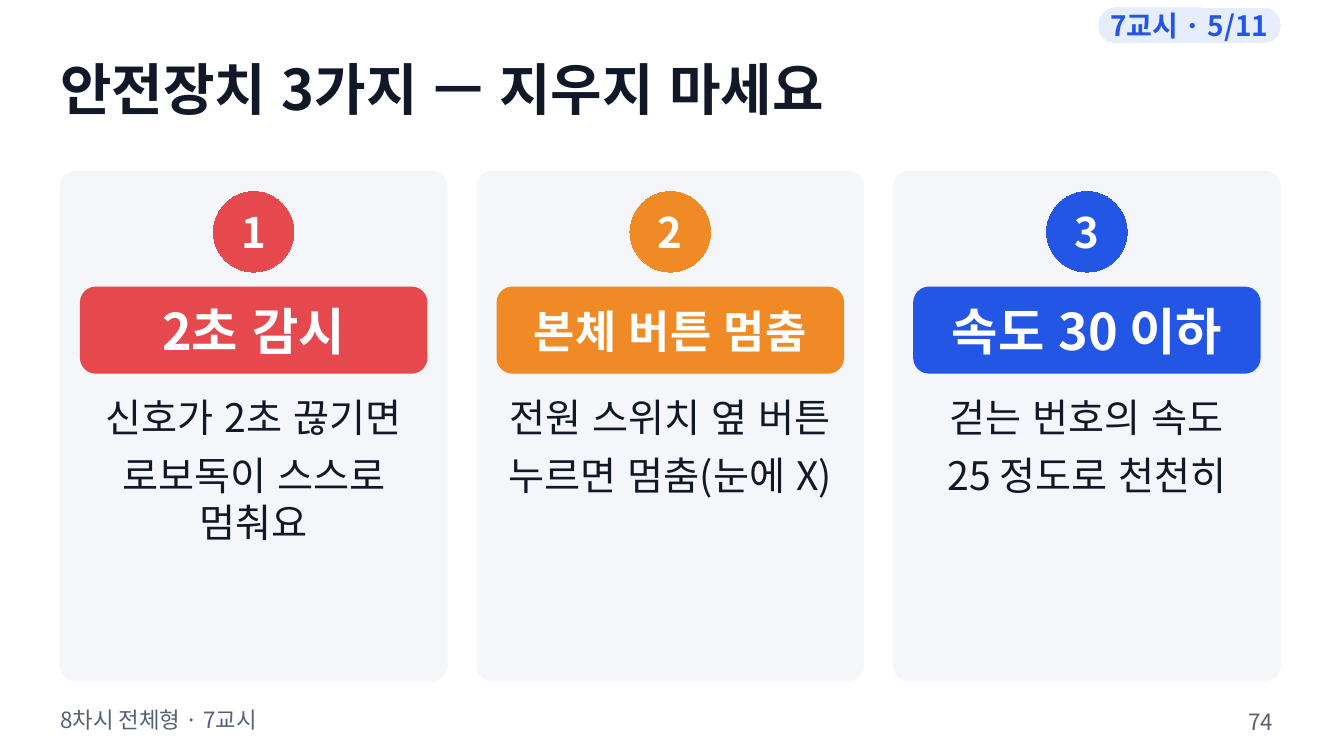
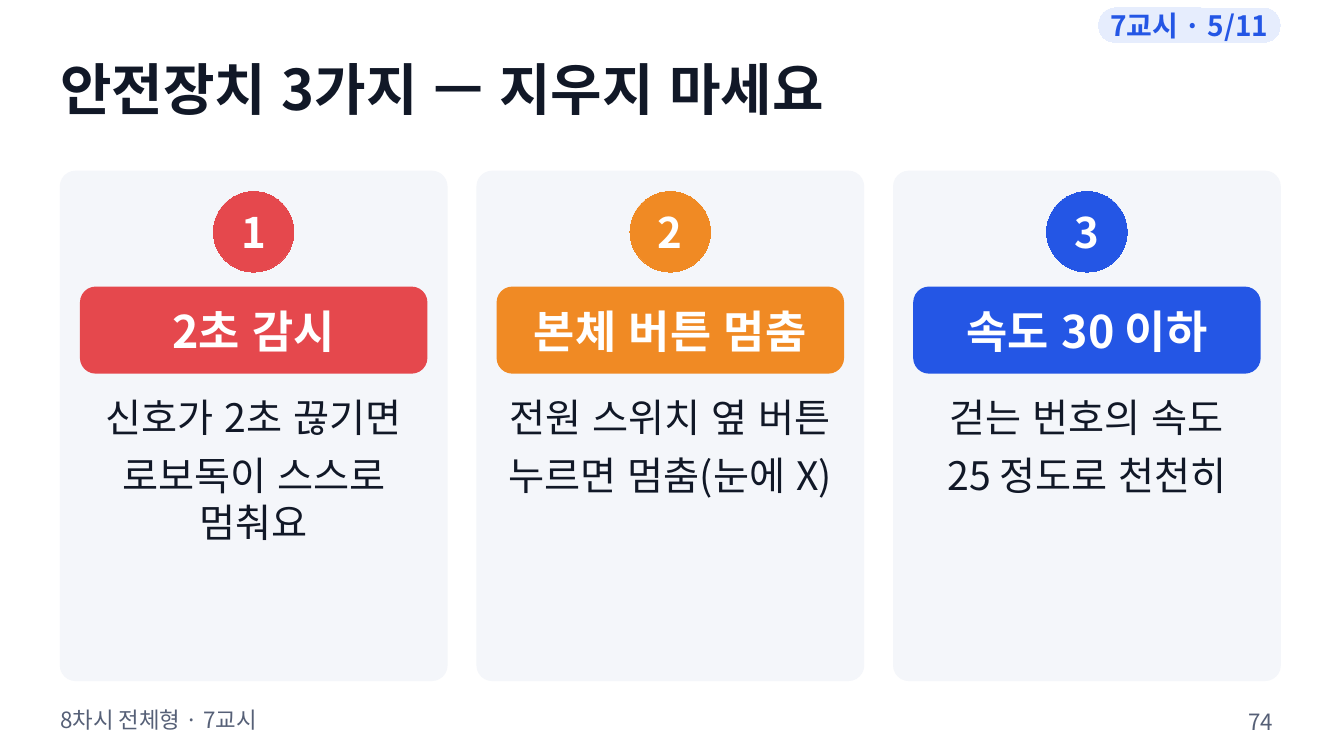
Before and after one commit to boundaryx01-uniquelife/microbit, a slide deck: slide 74 of bridge/docs/materials/8차시_전체형/8차시_수업슬라이드.pptx. Drawn at 1344x756 pixels with LibreOffice and Linux fonts; fonts in the diff are those of the drawing. Boxes give left, top, right and bottom in pixels: in the first picture for what was removed or moved away, otherwise in the second. Text is boxed around its words. In the diff, an @@ line names an element or a change of style, - is before the commit and + after.

```diff
--- a/bridge/docs/materials/8차시_전체형/8차시_수업슬라이드.pptx
+++ b/bridge/docs/materials/8차시_전체형/8차시_수업슬라이드.pptx
@@ text "2초 감시" at (172,310,335,352): size 36 to 32 pt @@
@@ text "속도 30 이하" at (967,310,1207,352): size 36 to 32 pt @@
```
Also in this commit, not shown: 4 other slides changed, 9 other files.
